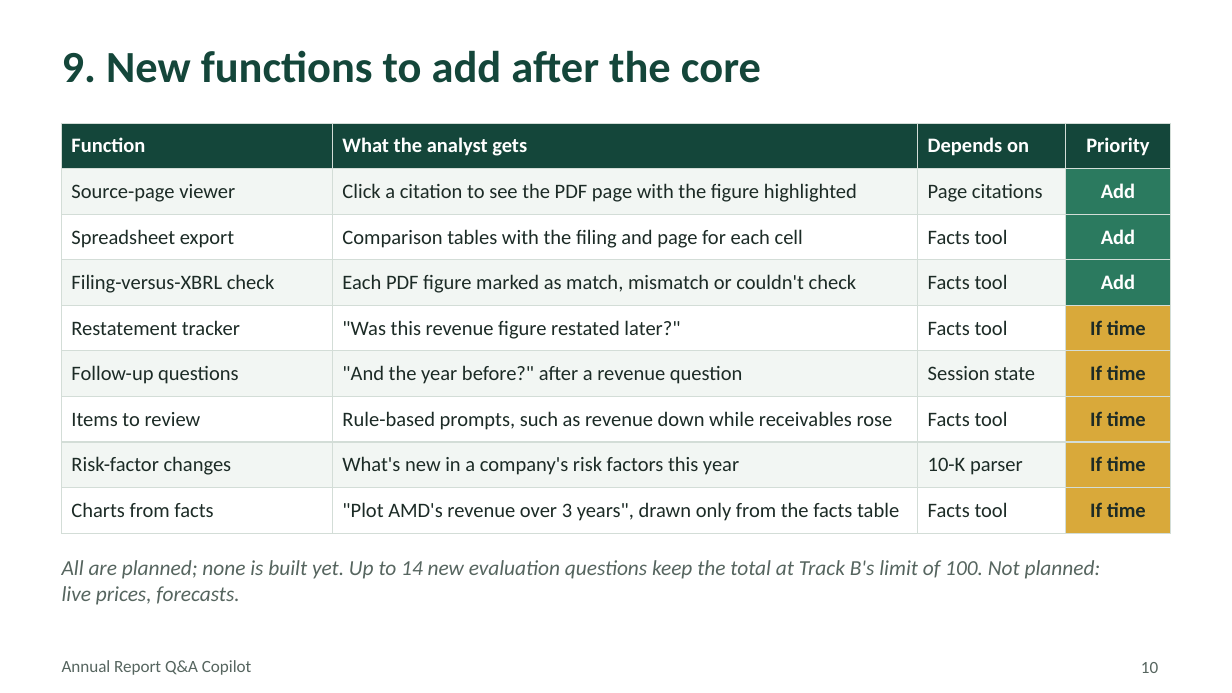
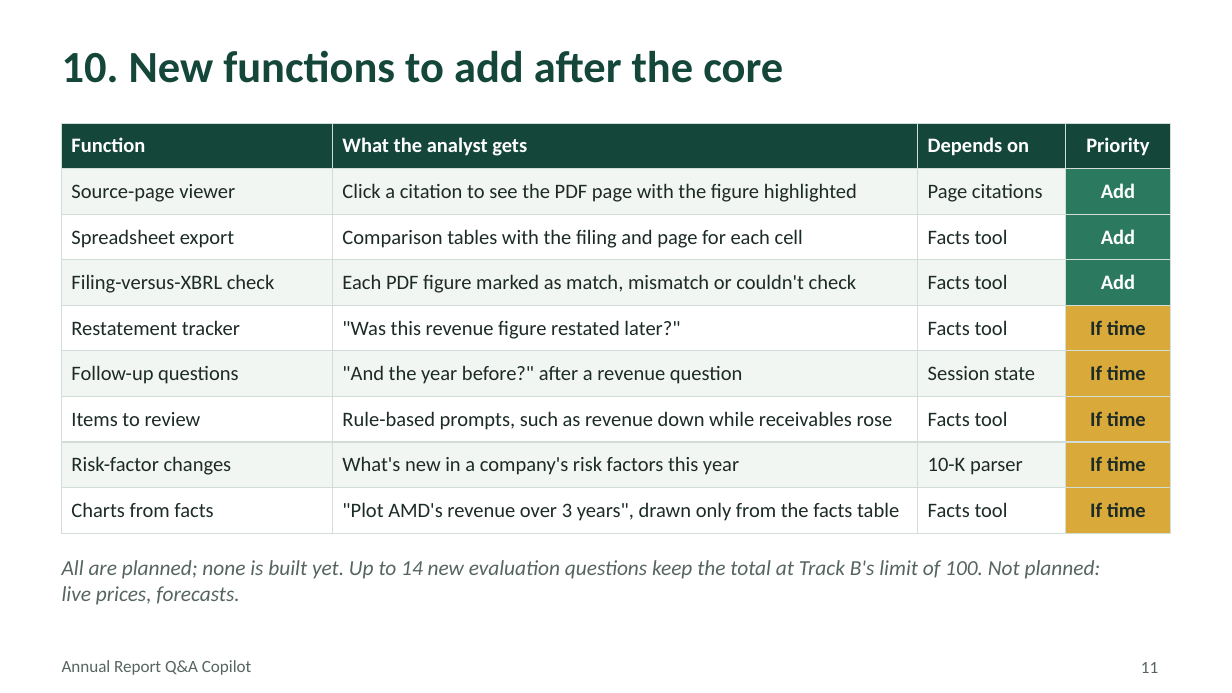
Before and after one commit to rama159065/Capstone, a slide deck: slide 11 of Annual_Report_Copilot_TrackB_Mentor_Deck.pptx (slide 10 before the commit). Drawn at 1232x693 pixels with LibreOffice and Linux fonts; fonts in the diff are those of the drawing. Boxes give left, top, right and bottom in pixels: in the first picture for what was removed or moved away, otherwise in the second. Text is boxed around its words. In the diff, an @@ line names an element or a change of style, - is before the commit and + after.

```diff
--- a/Annual_Report_Copilot_TrackB_Mentor_Deck.pptx
+++ b/Annual_Report_Copilot_TrackB_Mentor_Deck.pptx
@@ title at (x1=62, y1=50, x2=783, y2=83): text changed @@
-9. New functions to add after the core
+10. New functions to add after the core
@@ page number at (x1=1141, y1=662, x2=1158, y2=673): text changed @@
-10
+11
```
Also in this commit, not shown: 7 other slides changed, 1 slide added, 11 other files.
